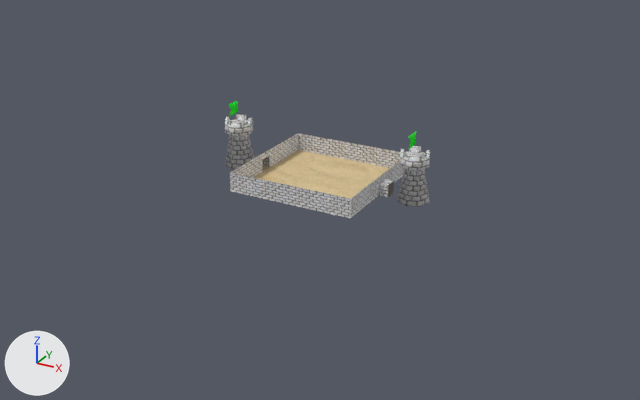
A saved change to the Blender file res/datum/scene/arena.blend.
Camera for both pictures: a 50 mm lens placed at (120.4, -220.0, 103.6), pointed at (2.5, -5.7, -3.6). The axes (+X, +Y, +Z) are drawn at lower left. The lights are the same throughout.

In view in the first picture: 'Bashnya'.
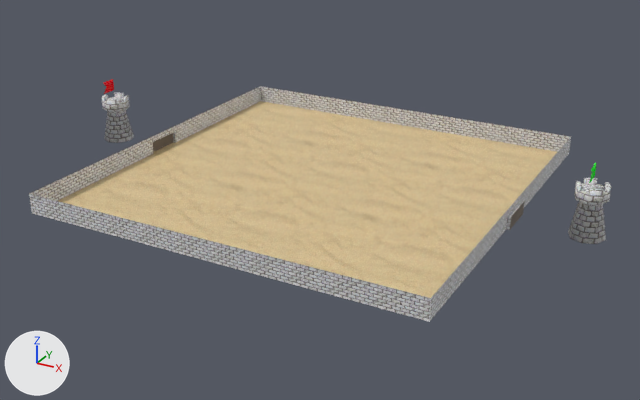
Pixel boxes (x1, y1, x2, y2) of what changed, in the pictures (640 x 400 px; the box of a moved part takes in the faces that stretch with it):
'Bashnya', reshaped (182% wider, 103% taller)
    before: (224, 100, 430, 219)
    after: (29, 79, 611, 322)
part 1 of me_cylinder, moved or reshaped
    before: (224, 100, 255, 169)
    after: (102, 79, 134, 143)
part 2 of me_cylinder, moved or reshaped
    before: (397, 131, 430, 206)
    after: (568, 162, 611, 244)
part 3 of me_cylinder, moved or reshaped
    before: (230, 133, 404, 219)
    after: (29, 86, 571, 322)

Edits to the bpy script that builds the scene:
```text
Change me_cylinder:
    used by ob_bashnya; location = (0.0, 0.0, 0.0)
    remove me_cylinder.from_pydata(...)  # 210 vertices, 205 faces; spans x -35.0..35.0, y -20.0..20.0, z 0.0..21.0
    add me_cylinder.from_pydata(...)  # 210 vertices, 205 faces; spans x -85.0..85.0, y -60.0..60.0, z 0.0..21.0
    me_cylinder part 1: the loose piece of 89 vertices spanning x -35.0..-25.0, y -4.9..5.4, z 0.0..21.0 is moved by (-50.0, 0.0, 0.0)
    me_cylinder part 2: the loose piece of 89 vertices spanning x 25.0..35.0, y -4.9..5.4, z 0.0..21.0 is moved by (50.0, 0.0, 0.0)
    me_cylinder part 3: 32 of 210 vertices moved; they spanned x -23.0..23.0, y -20.0..20.0, z 0.0..6.0 and now span x -61.0..61.0, y -60.0..60.0, z 0.0..6.0; mean shift (0.0, 0.0, 0.0); largest move (-20.0, -20.0, 6.0) -> (-60.0, -60.0, 6.0)
```
